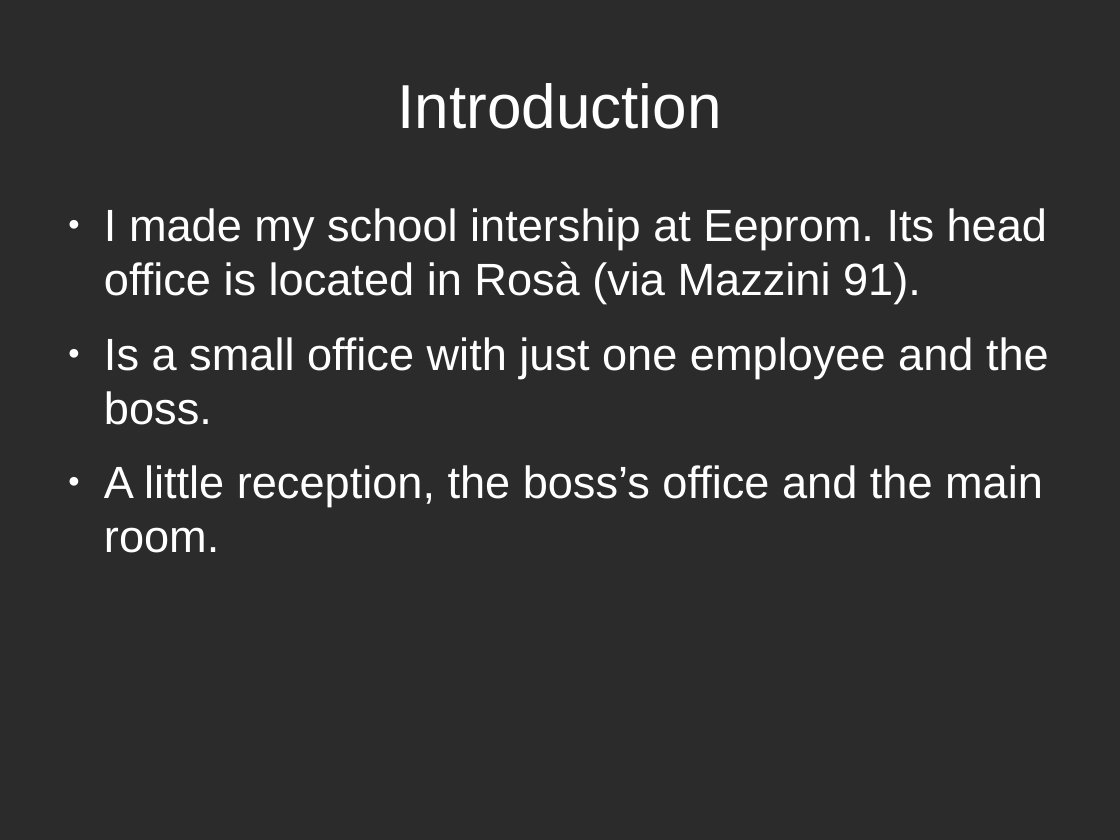
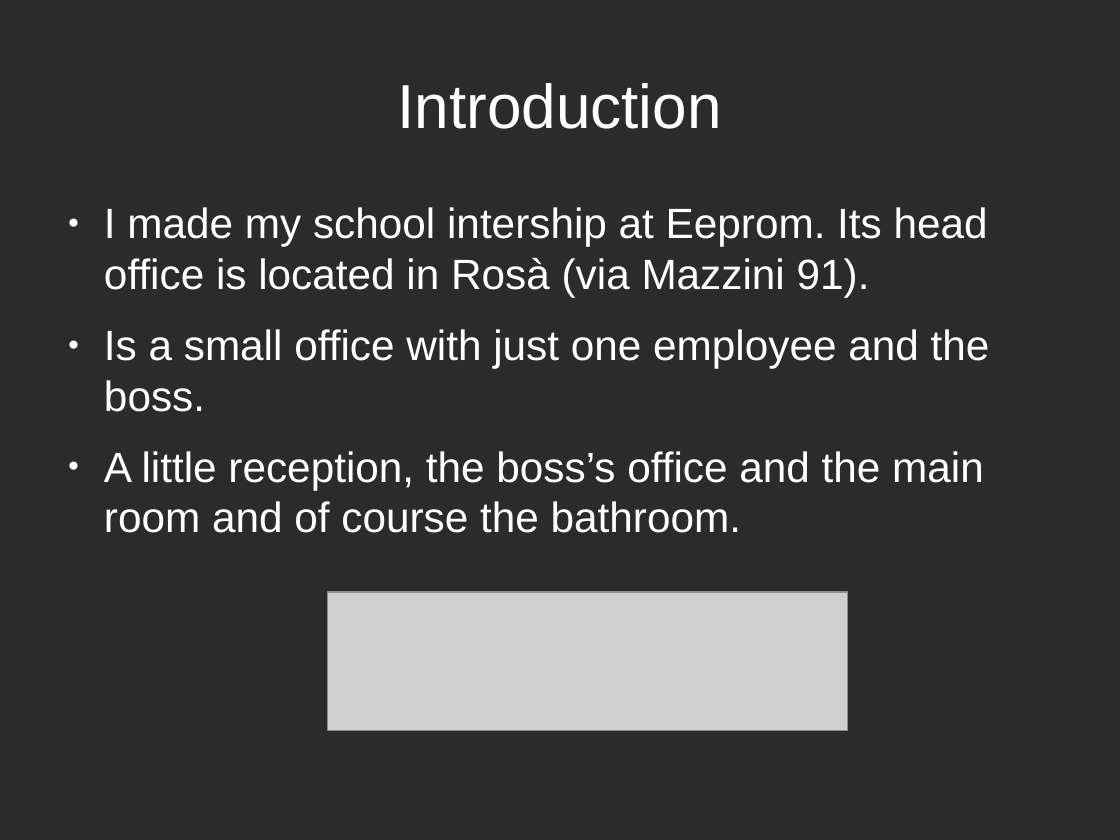
Before and after one commit to Brombe74/Repo, a slide deck: slide 2 of ASL.odp. Drawn at 1120x840 pixels with LibreOffice and Linux fonts; fonts in the diff are those of the drawing; grey boxes stand for pictures; background and template pictures are left out; a plain dark background stands for a picture behind light text. Boxes give left, top, right and bottom in pixels: in the first picture for what was removed or moved away, otherwise in the second. Text is boxed around its words. In the diff, an @@ line names an element or a change of style, - is before the commit and + after.

```diff
--- a/ASL.odp
+++ b/ASL.odp
@@ text at box(104, 207, 990, 412): size 32 to 30 pt in "I made my school intership at Eeprom. ...", "Is a small office with just one ..." @@
@@ text at box(104, 451, 984, 533): text changed; size 32 to 30 pt @@
-● A little reception, the boss’s office and the main room.
+● A little reception, the boss’s office and the main room and of course the bathroom.
@@ picture added at box(328, 593, 849, 732) @@
```
Also in this commit, not shown: 2 other slides changed, 1 slide added, 1 other file.
